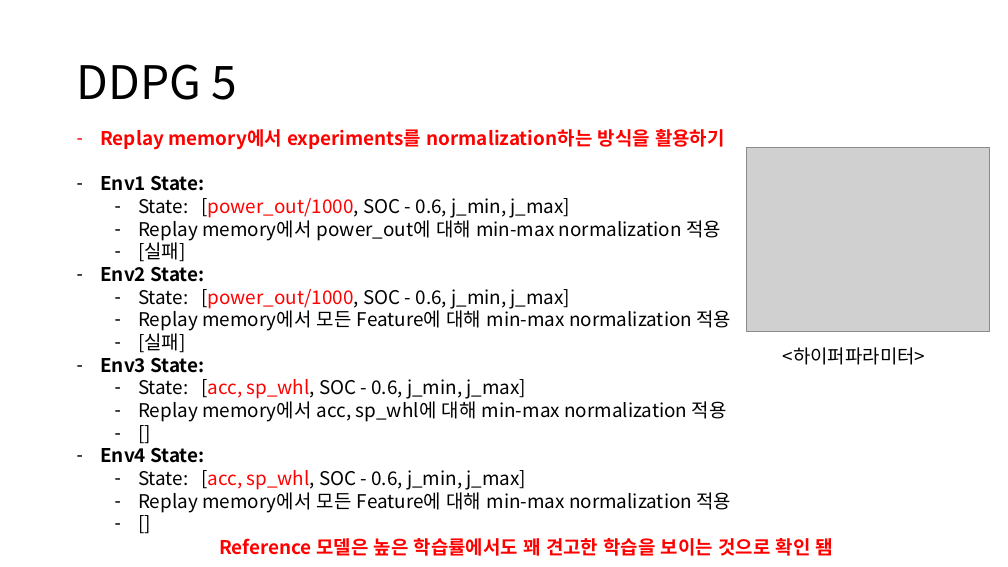
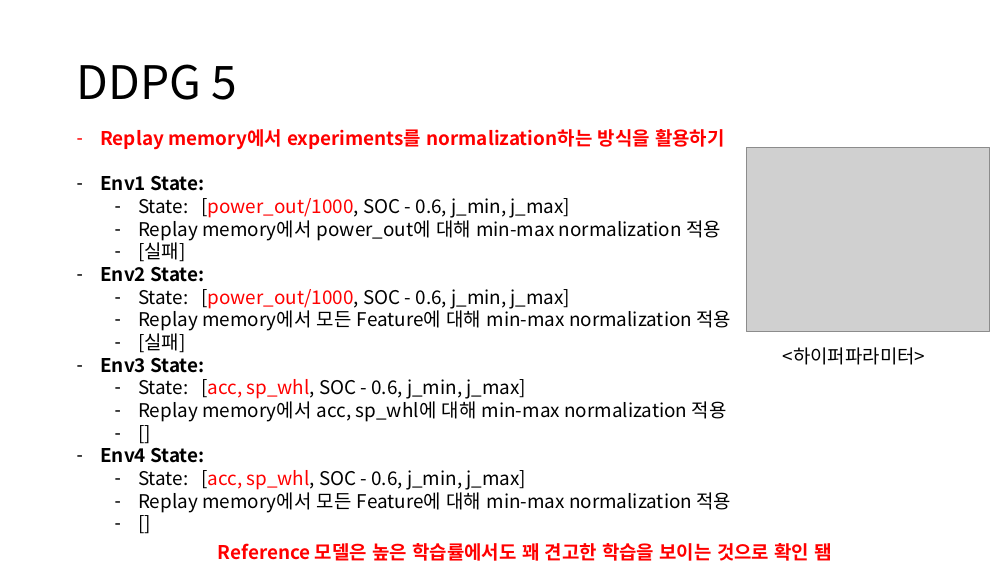
Before and after one commit to zidane89/experiment, a slide deck: slide 13 of 실험정리.pptx. Drawn at 1008x567 pixels with LibreOffice and Linux fonts; fonts in the diff are those of the drawing; grey boxes stand for pictures. Boxes give left, top, right and bottom in pixels: in the first picture for what was removed or moved away, otherwise in the second. Text is boxed around its words. In the diff, an @@ line names an element or a change of style, - is before the commit and + after.

```diff
--- a/실험정리.pptx
+++ b/실험정리.pptx
@@ text "Reference 모델은 높은 학습률에서도 꽤 ..." moved from (x1=219, y1=535, x2=833, y2=560) to (x1=218, y1=539, x2=832, y2=564) @@
```
Also in this commit, not shown: 3 other slides changed, 1 slide added.
